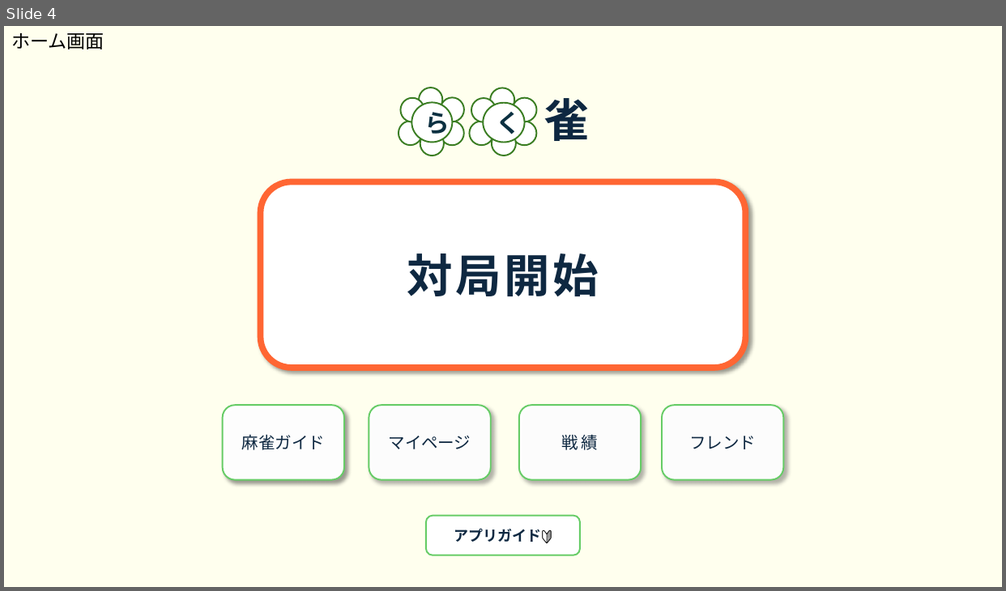
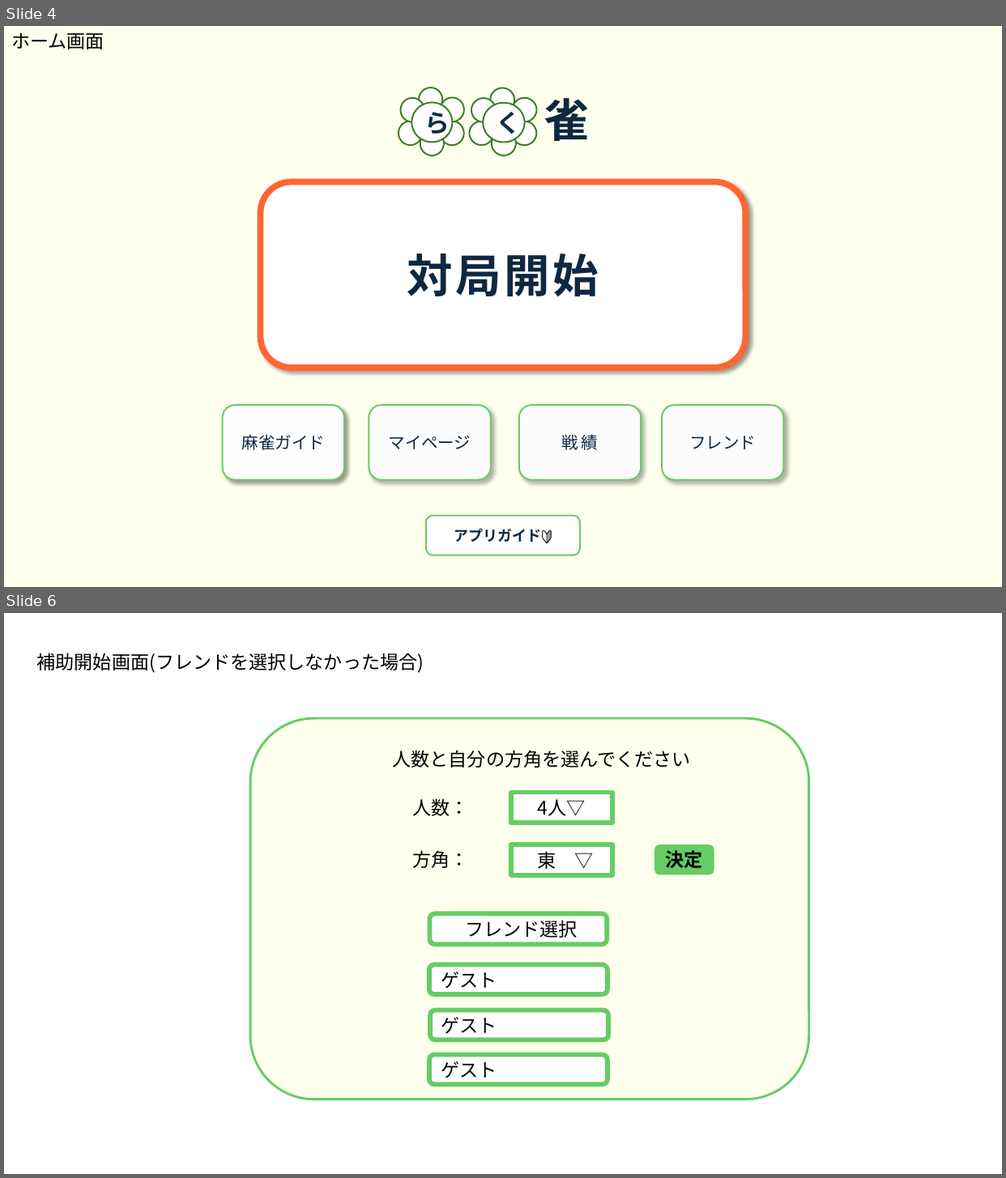
Before and after one commit to plusdojo2024/B5, a slide deck: doc/02_外部設計/外部設計_麻雀アプリ.pptx. Shown one above the other, each under a label of ours: slide 4 before the commit, slides 4 and 6 after it; the slides between them are not shown. The pictures are 1006x591 and 1006x1178 pixels, drawn with LibreOffice and Linux fonts; fonts in the diff are those of the drawing. Boxes give left, top, right and bottom in pixels: in the first picture for what was removed or moved away, otherwise in the second. Text is boxed around its words. In the diff, an @@ line names an element or a change of style, - is before the commit and + after.

```diff
--- a/doc/02_外部設計/外部設計_麻雀アプリ.pptx
+++ b/doc/02_外部設計/外部設計_麻雀アプリ.pptx
@@ slide 6 added at (4,613,1002,1174), background #FFFFFF @@
@@ text added at (37,653,424,673), 18 pt, text #000000 @@
+補助開始画面(フレンドを選択しなかった場合)
@@ rounded rectangle added at (250,718,809,1100), fill #FFFFEE, outline #66CC66 2.25 pt @@
@@ text added at (393,750,691,768), 18 pt, text #000000 @@
+人数と自分の方角を選んでください
@@ text added at (412,798,468,816), 18 pt, text #000000 @@
+人数：
@@ rectangle added at (512,793,612,823), fill #FFFFFF, outline #66CC66 4.5 pt, 18 pt, text #000000 @@
+4人▽
@@ text added at (412,850,468,868), 18 pt, text #000000 @@
+方角：
@@ rectangle added at (512,845,612,875), fill #FFFFFF, outline #66CC66 4.5 pt, 18 pt, text #000000 @@
+東 ▽
@@ rounded rectangle added at (654,845,714,875), fill #66CC66, 18 pt, text #000000, bold @@
+決定
@@ rounded rectangle added at (430,914,607,944), fill #FFFFFF, outline #66CC66 4.5 pt @@
@@ text added at (465,920,577,938), 18 pt, text #000000 @@
+フレンド選択
@@ rounded rectangle added at (429,965,607,995), fill #FFFFFF, outline #66CC66 4.5 pt @@
@@ text added at (441,972,496,988), 18 pt, text #000000 @@
+ゲスト
@@ rounded rectangle added at (430,1011,608,1041), fill #FFFFFF, outline #66CC66 4.5 pt @@
@@ text added at (441,1017,496,1033), 18 pt, text #000000 @@
+ゲスト
@@ rounded rectangle added at (429,1054,607,1084), fill #FFFFFF, outline #66CC66 4.5 pt @@
@@ text added at (441,1062,496,1078), 18 pt, text #000000 @@
+ゲスト
```
Also in this commit, not shown: 5 slides changed, 2 other slides added, 1 slide removed, 2 other files.
